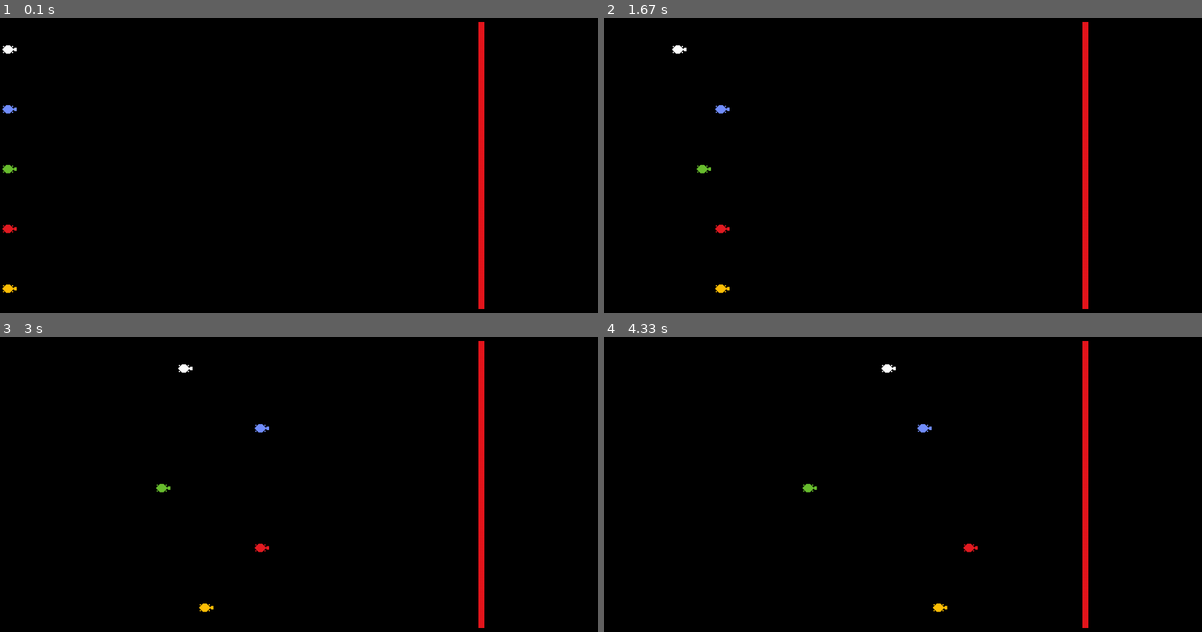
Above: before the commit, frames 1-4 (two rows, left to right).
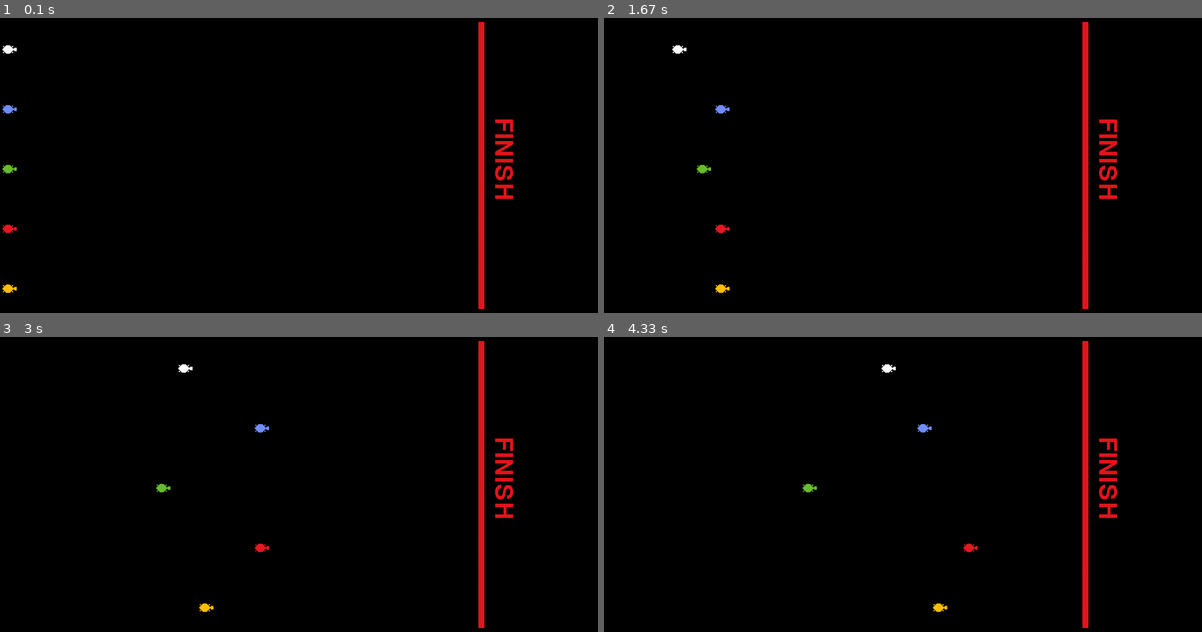
Above: after the commit, the same moments.

Repository: zotyag/Pygame
Game: pygame game, started from TurtleGame/TurtleBet.py
Two runs of this game, one before a commit and one after it. Both use one fixed random seed, a clock stepped at 60 frames per second and the inputs below.
Inputs:
- Up to frame 1 (0.1 s): no input
- Up to frame 2 (1.67 s): no input
- Up to frame 3 (3 s): no input
- Up to frame 4 (4.33 s): no input

The runs differ from the first frame. In frame 1, 0.5% of the frame differs, in the area x 82-86%, y 34-62%; in frame 2, 0.5%; in frame 3, 0.5%; in frame 4, 0.5%.

Commit message:
Added finish text

Diff:
--- a/TurtleGame/TurtleBet.py
+++ b/TurtleGame/TurtleBet.py
@@ -5,7 +5,7 @@
 
     def __init__(self, image, offset: tuple):
         pg.sprite.Sprite.__init__(self)
-        self.image = pg.image.load(image)
+        self.image = pg.image.load(image).convert_alpha()
         self.rect = self.image.get_rect()
         self.rect = self.rect.move(offset[0], offset[1])
         self.speed = 0
@@ -39,6 +39,10 @@
 screen = pg.display.set_mode((1000, 700))
 clock = pg.time.Clock()
 finish=Finish((800, 170), (10, 480),(230,23,30))
+finish_text_type=pg.font.Font(None,60)
+finish_text=finish_text_type.render("FINISH",False,(230,23,30))
+finish_text=pg.transform.rotate(finish_text,270)
+finish.surface.blit(finish_text,finish_text.get_rect())
 
 wt = Turtle("TurtWh.png", (0, 200))
 bt = Turtle("TurtBl.png", (0, 300))
@@ -52,6 +56,10 @@
         if event.type == pg.QUIT:
             pg.quit()
             sys.exit()
+        elif event.type==pg.KEYDOWN and event.key==pg.K_ESCAPE:
+            pg.quit()
+            sys.exit()
+
 
     turtles.update()
     screen.fill((0, 0, 0))
@@ -61,8 +69,8 @@
     screen.blit(rt.image, rt.rect)
     screen.blit(yt.image, yt.rect)
     screen.blit(finish.surface,finish.rect)
+    screen.blit(finish_text,finish.rect.move(10,-80).midright)
 
     pg.display.update()
-
     clock.tick(60)
     # print(clock.get_fps())
